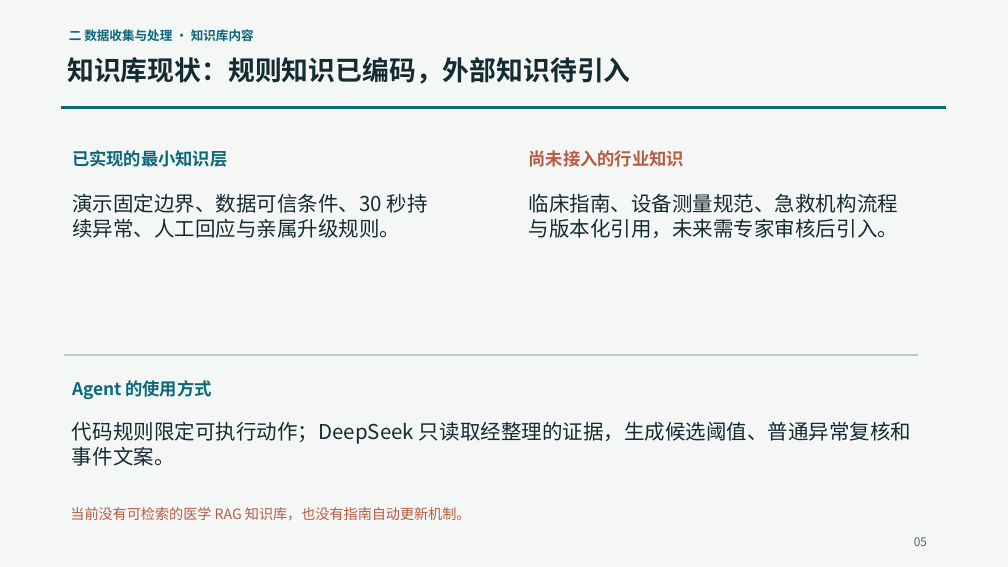
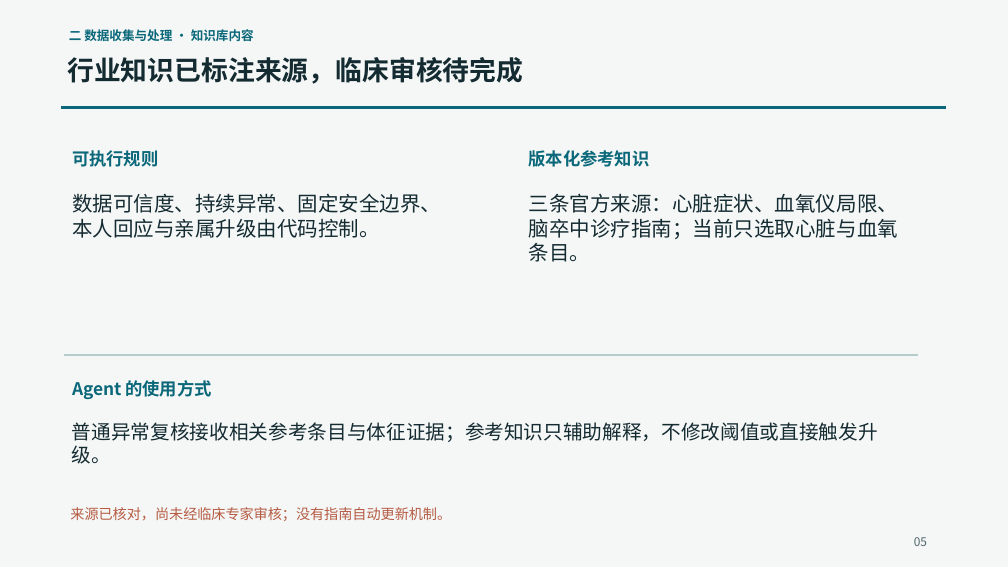
Before and after one commit to liee4/anmai-agent, a slide deck: slide 5 of presentation/output/【医疗-南京邮电大学-宋奕霖-安脉Agent】.pptx. Drawn at 1008x567 pixels with LibreOffice and Linux fonts; fonts in the diff are those of the drawing. Boxes give left, top, right and bottom in pixels: in the first picture for what was removed or moved away, otherwise in the second. Text is boxed around its words. In the diff, an @@ line names an element or a change of style, - is before the commit and + after.

```diff
--- a/presentation/output/【医疗-南京邮电大学-宋奕霖-安脉Agent】.pptx
+++ b/presentation/output/【医疗-南京邮电大学-宋奕霖-安脉Agent】.pptx
@@ text at [67,57,523,84]: text changed @@
-知识库现状：规则知识已编码，外部知识待引入
+行业知识已标注来源，临床审核待完成
@@ text at [72,150,158,167]: text changed @@
-已实现的最小知识层
+可执行规则
@@ text at [529,150,650,167]: text changed; text colour #B65C44 to #0A687A @@
-尚未接入的行业知识
+版本化参考知识
@@ text at [72,193,441,238]: text changed @@
-演示固定边界、数据可信条件、30 秒持续异常、人工回应与亲属升级规则。
+数据可信度、持续异常、固定安全边界、本人回应与亲属升级由代码控制。
@@ text at [529,193,898,262]: text changed @@
-临床指南、设备测量规范、急救机构流程与版本化引用，未来需专家审核后引入。
+三条官方来源：心脏症状、血氧仪局限、脑卒中诊疗指南；当前只选取心脏与血氧条目。
@@ text at [72,422,878,464]: text changed; size 19.5 to 18.8 pt @@
-代码规则限定可执行动作；DeepSeek 只读取经整理的证据，生成候选阈值、普通异常复核和事件文案。
+普通异常复核接收相关参考条目与体征证据；参考知识只辅助解释，不修改阈值或直接触发升级。
@@ text at [70,507,451,521]: text changed @@
-当前没有可检索的医学 RAG 知识库，也没有指南自动更新机制。
+来源已核对，尚未经临床专家审核；没有指南自动更新机制。
```
Also in this commit, not shown: 7 other slides changed, 7 other files.
